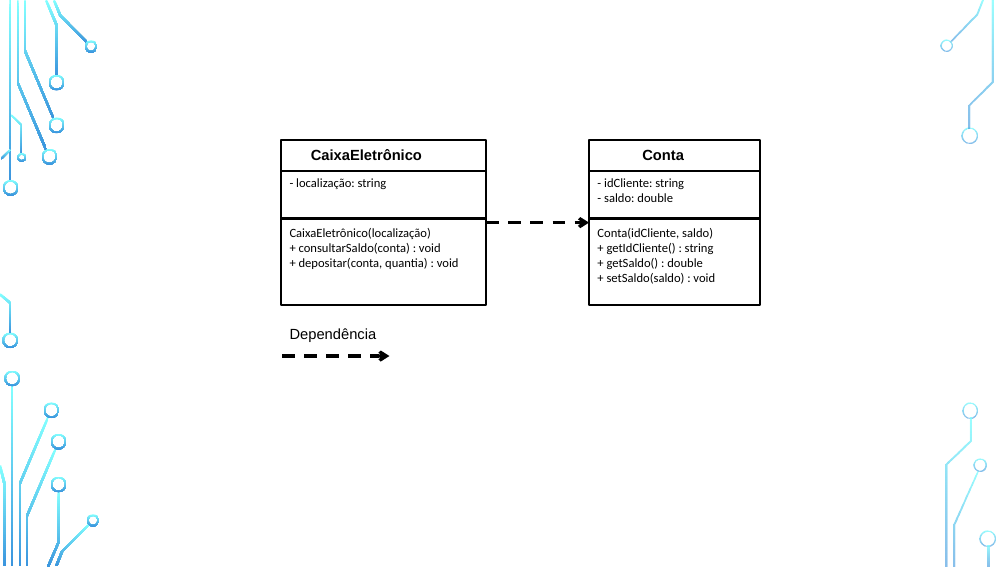
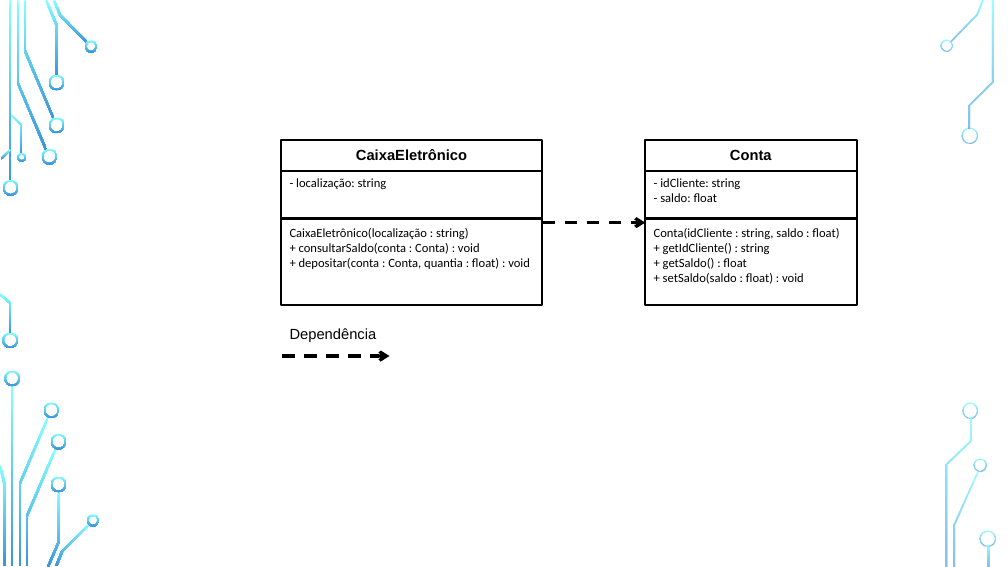
Before and after one commit to zz4fap/python-programming, a slide deck: slide 72 of figures/C126_figures.pptx. Drawn at 1008x567 pixels with LibreOffice and Linux fonts; fonts in the diff are those of the drawing; background and template pictures are left out. Boxes give left, top, right and bottom in pixels: in the first picture for what was removed or moved away, otherwise in the second. Text is boxed around its words. In the diff, an @@ line names an element or a change of style, - is before the commit and + after.

```diff
--- a/figures/C126_figures.pptx
+++ b/figures/C126_figures.pptx
@@ text "CaixaEletrônico": place and size @@
-text "CaixaEletrônico" at bbox=[311, 149, 422, 160]
+text "CaixaEletrônico" at bbox=[356, 149, 467, 160]
@@ rectangle: place and size @@
-rectangle at bbox=[281, 141, 486, 305]
+rectangle at bbox=[281, 141, 542, 305]
@@ text "Conta": place and size @@
-text "Conta" at bbox=[642, 149, 684, 160]
+text "Conta" at bbox=[730, 149, 772, 160]
@@ rectangle: place and size @@
-rectangle at bbox=[589, 141, 760, 305]
+rectangle at bbox=[645, 141, 857, 305]
@@ line moved from (281, 171) - (488, 171) to (281, 171) - (543, 171) @@
@@ line moved from (589, 171) - (761, 171) to (645, 171) - (857, 171) @@
@@ text at bbox=[660, 178, 741, 202]: text changed @@
-- idCliente: string
-- saldo: double
+- idCliente: string
+- saldo: float
@@ line moved from (281, 219) - (487, 219) to (281, 219) - (543, 219) @@
@@ text at bbox=[290, 228, 530, 269]: text changed @@
-CaixaEletrônico(localização)
-+ consultarSaldo(conta) : void
-+ depositar(conta, quantia) : void
+CaixaEletrônico(localização : string)
++ consultarSaldo(conta : Conta) : void
++ depositar(conta : Conta, quantia : float) : void
@@ arrow moved from (486, 222) - (589, 222) to (543, 222) - (645, 222) @@
@@ line moved from (589, 219) - (761, 219) to (646, 219) - (857, 219) @@
@@ text at bbox=[654, 228, 839, 284]: text changed @@
-Conta(idCliente, saldo)
-+ getIdCliente() : string
-+ getSaldo() : double
-+ setSaldo(saldo) : void
+Conta(idCliente : string, saldo : float)
++ getIdCliente() : string
++ getSaldo() : float
++ setSaldo(saldo : float) : void
```
Also in this commit, not shown: 2 other files.
